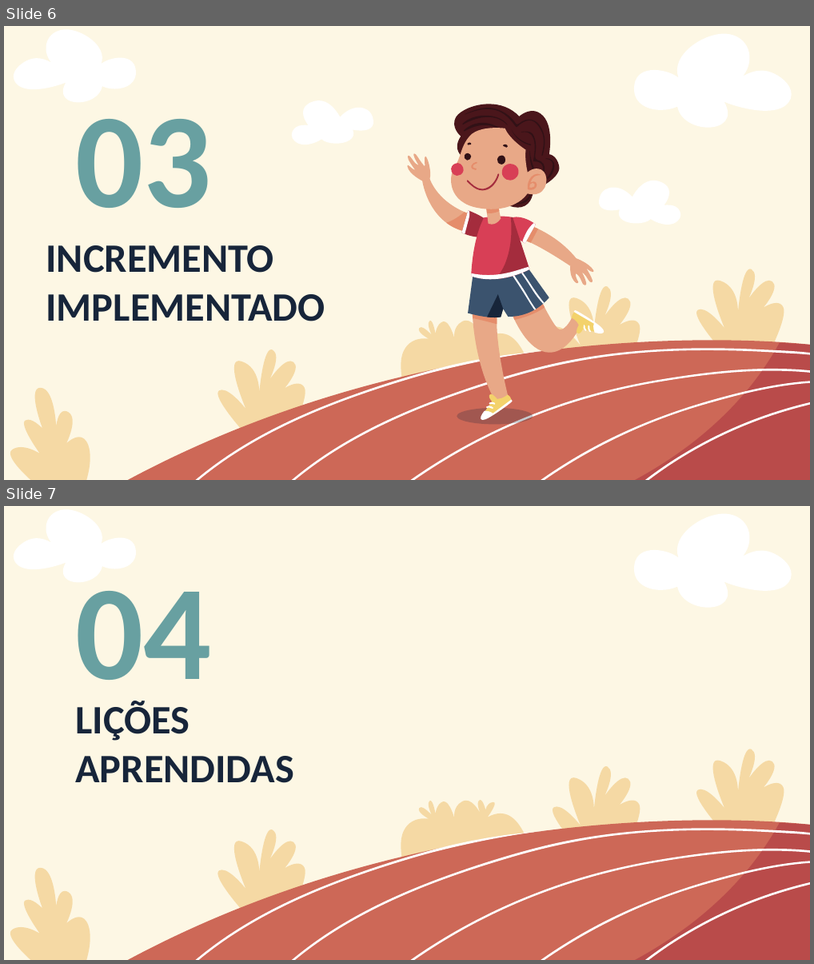
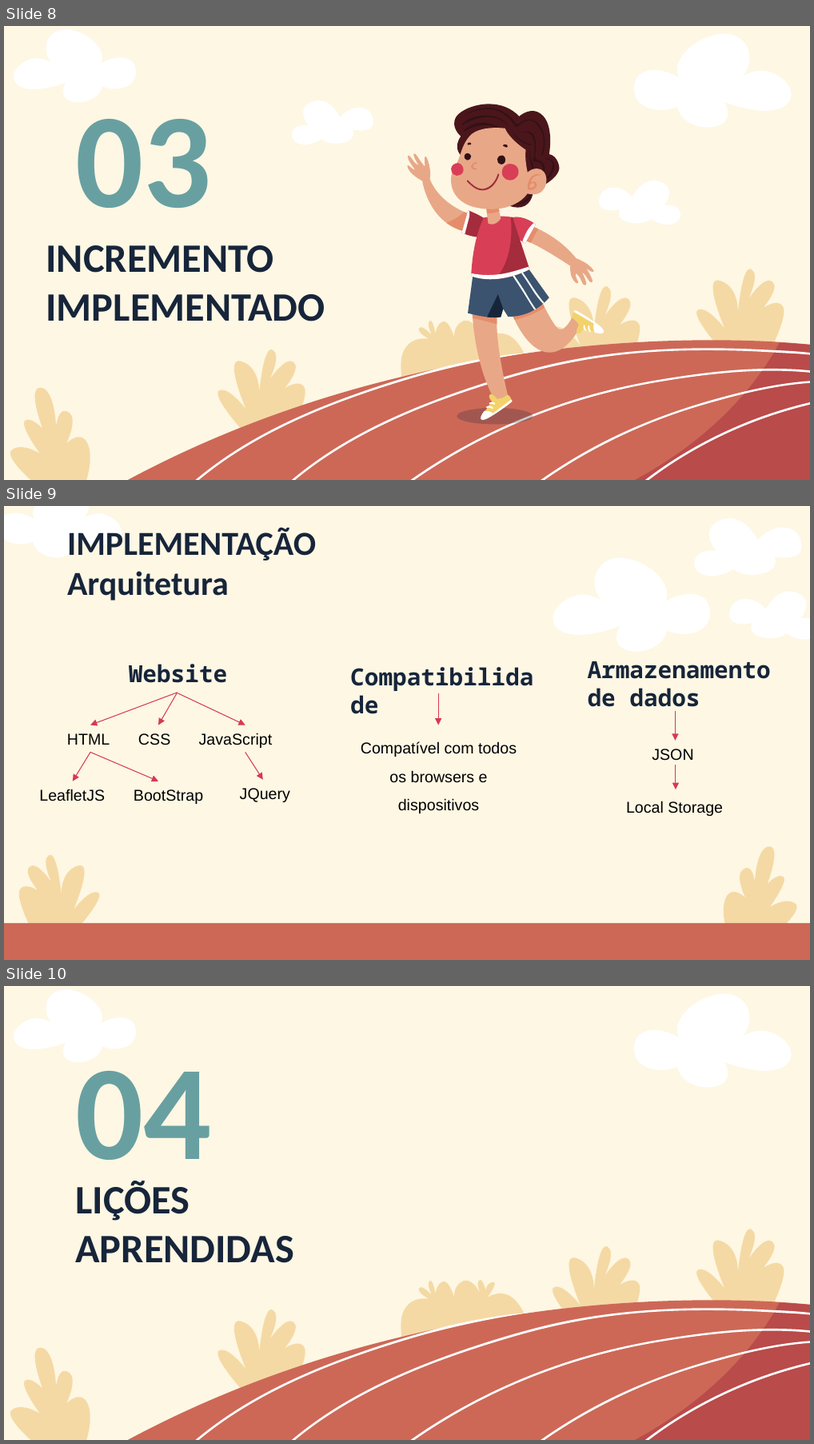
Before and after one commit to martimgil/MAS-Projeto, a slide deck: Iterações/3/Apresentação3.pptx. Shown one above the other, each under a label of ours: slides 6 and 7 before the commit, slides 8, 9 and 10 after it. The pictures are 814x964 and 814x1444 pixels, drawn with LibreOffice and Linux fonts; fonts in the diff are those of the drawing. Boxes give left, top, right and bottom in pixels: in the first picture for what was removed or moved away, otherwise in the second. Text is boxed around its words. In the diff, an @@ line names an element or a change of style, - is before the commit and + after.

```diff
--- a/Iterações/3/Apresentação3.pptx
+++ b/Iterações/3/Apresentação3.pptx
@@ slide 9 added at box(4, 506, 810, 960), background #FDF7E4 @@
@@ freeform shape added at box(4, 506, 124, 558), fill #FFFFFF @@
@@ title added at box(67, 528, 316, 600), 30 pt, text #17253A, bold @@
+IMPLEMENTAÇÃO
+Arquitetura
@@ freeform shape added at box(694, 518, 806, 576), fill #FFFFFF @@
@@ freeform shape added at box(550, 558, 713, 651), fill #FFFFFF @@
@@ freeform shape added at box(727, 592, 810, 640), fill #FFFFFF @@
@@ text added at box(129, 664, 227, 683), 21 pt, text #17253A, bold @@
+Website
@@ text added at box(331, 653, 546, 708), 21 pt, text #17253A, bold @@
+Compatibilidade
@@ text added at box(588, 661, 771, 712), 21 pt, text #17253A, bold @@
+Armazenamento de dados
@@ arrow added from (178, 692) to (90, 724), #D73A51 0.75 pt @@
@@ arrow added from (178, 692) to (159, 724), #D73A51 0.75 pt @@
@@ arrow added from (178, 693) to (245, 724), #D73A51 0.75 pt @@
@@ arrow added from (438, 693) to (438, 724), #D73A51 0.75 pt @@
@@ arrow added from (676, 711) to (676, 740), #D73A51 0.75 pt @@
@@ text added at box(67, 733, 110, 744), 14 pt, text #000000 @@
+HTML
@@ text added at box(138, 733, 170, 745), 14 pt, text #000000 @@
+CSS
@@ text added at box(199, 732, 273, 748), 14 pt, text #000000 @@
+JavaScript
@@ text added at box(361, 741, 517, 813), 14 pt, text #000000 @@
+Compatível com todos os browsers e dispositivos
@@ arrow added from (90, 752) to (73, 781), #D73A51 0.75 pt @@
@@ arrow added from (90, 752) to (159, 781), #D73A51 0.75 pt @@
@@ arrow added from (245, 752) to (263, 780), #D73A51 0.75 pt @@
@@ text added at box(652, 748, 694, 760), 14 pt, text #000000 @@
+JSON
@@ arrow added from (676, 764) to (676, 789), #D73A51 0.75 pt @@
@@ text added at box(39, 788, 105, 801), 14 pt, text #000000 @@
+LeafletJS
@@ text added at box(134, 789, 203, 804), 14 pt, text #000000 @@
+BootStrap
@@ text added at box(240, 788, 290, 802), 14 pt, text #000000 @@
+JQuery
@@ text added at box(626, 800, 723, 816), 14 pt, text #000000 @@
+Local Storage
@@ freeform shape added at box(15, 854, 106, 931), fill #EDB95C at 47% opacity @@
@@ freeform shape added at box(720, 846, 806, 940), fill #EDB95C at 47% opacity @@
@@ rectangle added at box(4, 923, 810, 960), fill #CD6857 @@
@@ what was slide 6 is now slide 8 @@
@@ what was slide 7 is now slide 10 @@
```
Also in this commit, not shown: 2 slides changed, 2 other slides added, 2 other files.
